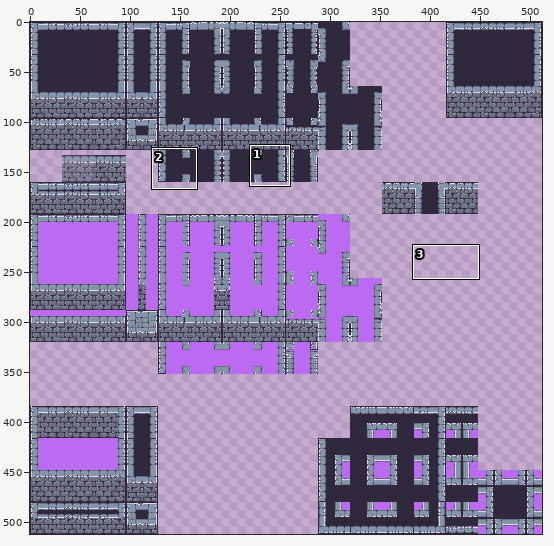
File history of a pixel-art file, assets/in_progress_sprites/Terrain/Dungeon/dungeon_tileset_v3.aseprite. The first picture is a wide view before the edit; the outline marks the close-up.
Close-up. The starting point:
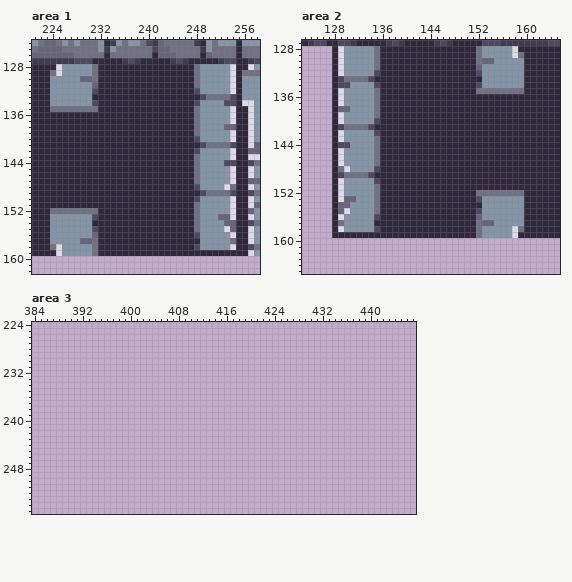
512x512 pixels, 1 frame. Shown: area 1: x 221..258, y 124..162; area 2: x 123..165, y 127..165; area 3: x 384..447, y 224..255.
The same view after the edit:
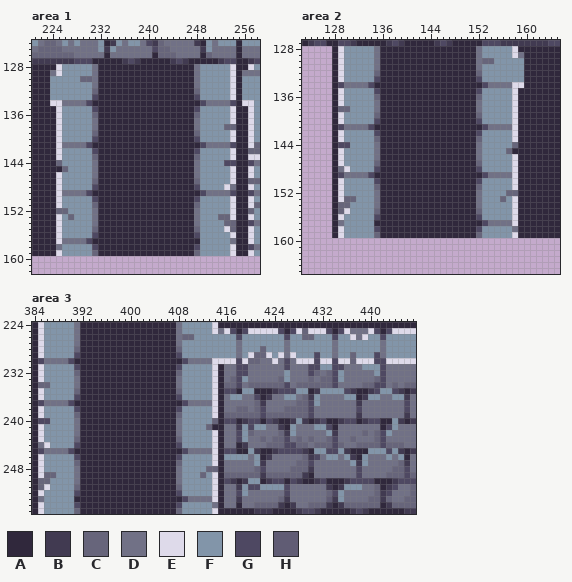
Palette (. is transparent): A #30283c  B #413a51  C #67657b  D #717186  E #dedaea  F #8295a9  G #4e4862  H #605c74
Edits made:
Changed rows in their new state; - is an unchanged pixel.
Area 1:
first column x 224:
131 -------D-----------------------
132 -------C----------------C------
133 -------G----------------GFFFFFE
134 EEDDDDGA----------------AGDDDD-
135 AEFFFFFG----------------G------
136 -EFFFFFC----------------C------
137 -EFFFFFD-----------------------
138 -EFFFFFD-----------------------
139 -EFFFFFC----------------C------
140 -EFFFFFG-----------------------
141 -EDDDDG------------------------
142 -EFFFFFG-----------------------
143 -EFFFFFC----------------C------
144 -CFFFFFD-----------------------
145 --CFFFFD-----------------------
146 -EFFFFFD-----------------------
147 -EFFFFFC----------------C------
148 -EFFFFFG-----------------------
149 -EDDDDG------------------------
150 -EFFFFFG-----------------------
151 -EFFFFFC----------------C------
152 ACCFFFF------------------------
153 AE-C---D-----------------------
154 AE-----D-----------------------
155 AE-----C----------------C------
156 AE-----G-----------------------
157 AEDDDDGA-----------------------
158 AD-----G-----------------------
159 -------C----------------CFFFFFE
Area 2:
first column x 129:
131 -----------------------D-------
132 ------C----------------C-------
133 EFFFFFG----------------G-------
134 -DDDDGA----------------AGDDDDEE
135 ------G----------------GFFFFFEA
136 ------C----------------CFFFFFE-
137 -----------------------DFFFFFE-
138 -----------------------DFFFFFE-
139 ------C----------------CFFFFFE-
140 -----------------------GFFFFFE-
141 ------------------------GDDDDE-
142 -----------------------GFFFFFE-
143 ------C----------------CFFFFFE-
144 -----------------------DFFFFFC-
145 -----------------------DFFFFC--
146 -----------------------DFFFFFE-
147 ------C----------------CFFFFFE-
148 -----------------------GFFFFFE-
149 ------------------------GDDDDE-
150 -----------------------GFFFFFE-
151 ------C----------------CFFFFFE-
152 ------------------------FFFFCCA
153 -----------------------D---C-EA
154 -----------------------D-----EA
155 ------C----------------C-----EA
156 -----------------------G-----EA
157 -----------------------AGDDDDEA
158 -----------------------G-----DA
159 EFFFFFC----------------C-------
Area 3:
first column x 384:
224 AEFFFFFDAAAAAAAAAAAAAAAADFFFFFEAAAAAAAAAAAAAAAAAAAAAAAAAAAAAAAAA
225 AEFFFFFDAAAAAAAAAAAAAAAADFFFFFEDEGAGEEEEEGAGECEEEGAGEDDDEGAGEEEE
226 AEFFFFFDAAAAAAAAAAAAAAAADCCFFFFFFFGFFFFFFFGFFCCFFFGFFEDEFFGFFFFF
227 AEFFFFFDAAAAAAAAAAAAAAAADFFFFFFFFFDFFFFFFFDFFFFFFFDFFFFFFFDFFFFF
228 AEFFFFFCAAAAAAAAAAAAAAAACFFFFFFFFFDFFFCFFFDFFFFFFFDFFFFFFFDFFFFF
229 AEFFFFFGAAAAAAAAAAAAAAAAGFFFFFFFFFDFECCEFEDEFFFGFFDFFCFFFGDFFFFF
230 AGDDDDGAAAAAAAAAAAAAAAAAAGDDDDEEEEGECCDDEDGDEEEGEEGEECEEEGGEEEEE
231 AEFFFFFGAAAAAAAAAAAAAAAAGFFFFFEADDGGDDDDDDGDDDGGFFGGDDDFFFGDDDDD
232 AEFFFFFCAAAAAAAAAAAAAAAACFFFFFEADDGGDDDDDDFDDDGCDCGFDDDDDFGDDDDD
233 AEFFFFFDAAAAAAAAAAAAAAAADFFFFFEADCGFDDDDDCFDDDCDCCGFDDDDDCGDDDDD
234 ACCFFFFDAAAAAAAAAAAAAAAADFFFFFEACCGDCCCCCCGDCCCCCCGDDDDCCGGDCDCC
235 AEFFFFFCAAAAAAAAAAAAAAAACFFFFFEAGGAFFAAABGGGFFABFFFFGBAABGFFGBAB
236 AEFFFFFGAAAAAAAAAAAAAAAAGFFFFFEADFFDDGABDDFFDCBFDDDDFFABFFDDFFBD
237 AGDDDDGAAAAAAAAAAAAAAAAAAGDDDDEADDDDDCBDDDDDCCGFDDDDDDBDDDDDDDGD
238 AEFFFFFGAAAAAAAAAAAAAAAAGFFFFFEADDCCDCGDDDCCCCGDDDDDDDGDDDDDDDGD
239 AEFFFFFCAAAAAAAAAAAAAAAACFFFFFEACCCCCCGCCCCCCCGDDDDDDDBDDDDDDDBD
240 AGGFFFFDAAAAAAAAAAAAAAAADFFFFFCAGGABGGAGBAABFBABGAABGGABGGAAFBAB
241 AEFFFFFDAAAAAAAAAAAAAAAADFFFFCAADDBFGFFDDBAFDDDFFGADDDDDDDAGFDDD
242 AEFFFFFDAAAAAAAAAAAAAAAADFFFFFEADDGFCDDDDCBFDDDDDFBDDDDCDCGFDDDD
243 AEFFFFFCAAAAAAAAAAAAAAAACFFFFFEADDGFDDCDCCGDCDCDDCGDDCDDDCGDDDDD
244 ADEFFFFGAAAAAAAAAAAAAAAAGFFFFFEADDABDDDCCCGGCCDCCCGCDDCCCCGCCCDD
245 AGDDDDGAAAAAAAAAAAAAAAAAAGDDDDEAGGAAFBAABGGGGBAFFGGFBAAAFFFGFBAB
246 AEFFFFFGAAAAAAAAAAAAAAAAGFFFFFEAFFFFDFABDDDDDCBGDFFDFBAFDDDFDFAD
247 AEFFFFFCAAAAAAAAAAAAAAAACFFFFFEADDDDDFBDDDDDCCGDDDDDDFBFDDDDDCBD
248 AEFFFFFDAAAAAAAAAAAAAAAADFFFFCCADDDDDCGDDDDCCCBDDDDDDDGDDDDDCCGD
249 AECCFFFDAAAAAAAAAAAAAAAADFFFCFEACCCCCCBCCCCCCBADDDDDDDGDDDDCCCGC
250 ACCFFFFDAAAAAAAAAAAAAAAADFFFFFEAGBABFFABGGAGBAABGAAABGGGGAAABGGG
251 ACEFFFFCAAAAAAAAAAAAAAAACFFFFFEADDBFGGFFFFGDDDDDDBABFFFDDCABGDDC
252 AEFFFFFGAAAAAAAAAAAAAAAAGFFFFFEADDGFDDDDDDGDDDDDDCGFDDDDDCBGDDDC
253 ADFFFFFAAAAAAAAAAAAAAAAAAGDDDDEADDBDDDDDDCBDDDDDDHBFDDDDCCBCDDCC
254 AEFFFFFGAAAAAAAAAAAAAAAAGFFFFFDADDADDCCCCBABDDCCCBABCCCCCCABCCCC
255 AEFFFFFCAAAAAAAAAAAAAAAACFFFFFEAAAAAABBBAAAABGGBAAAAABGBAAAAAABB
